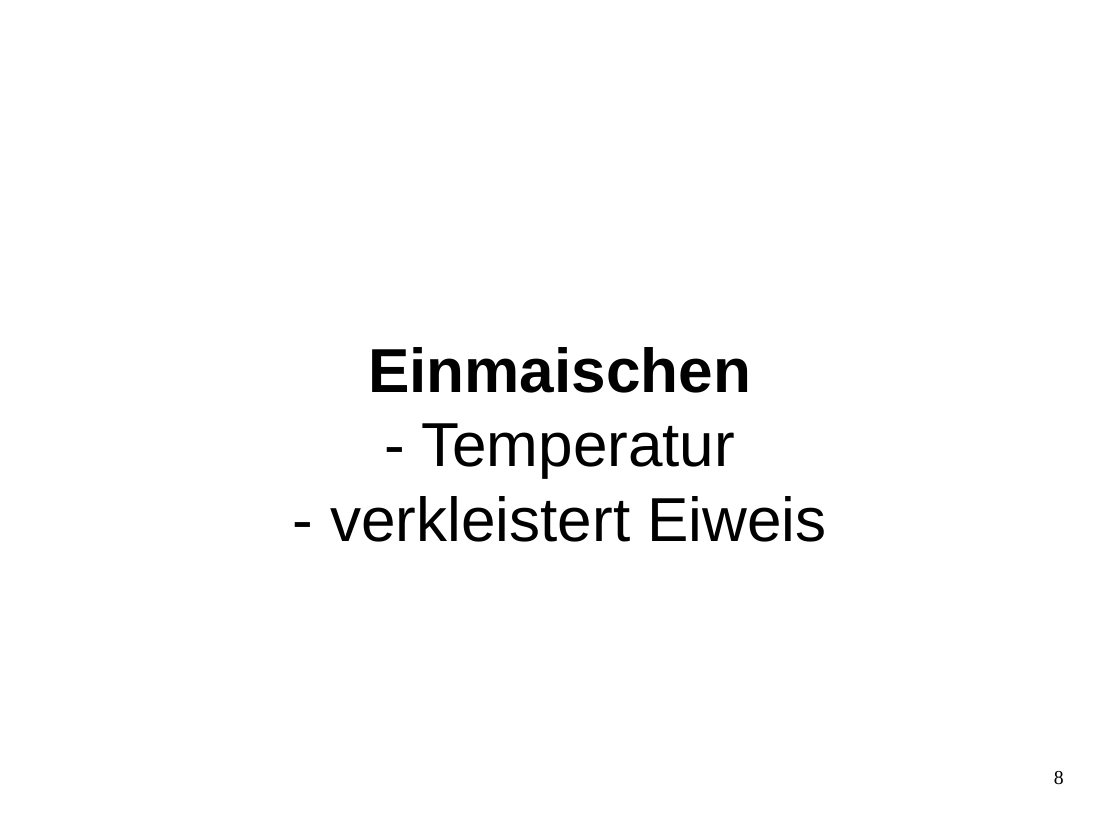
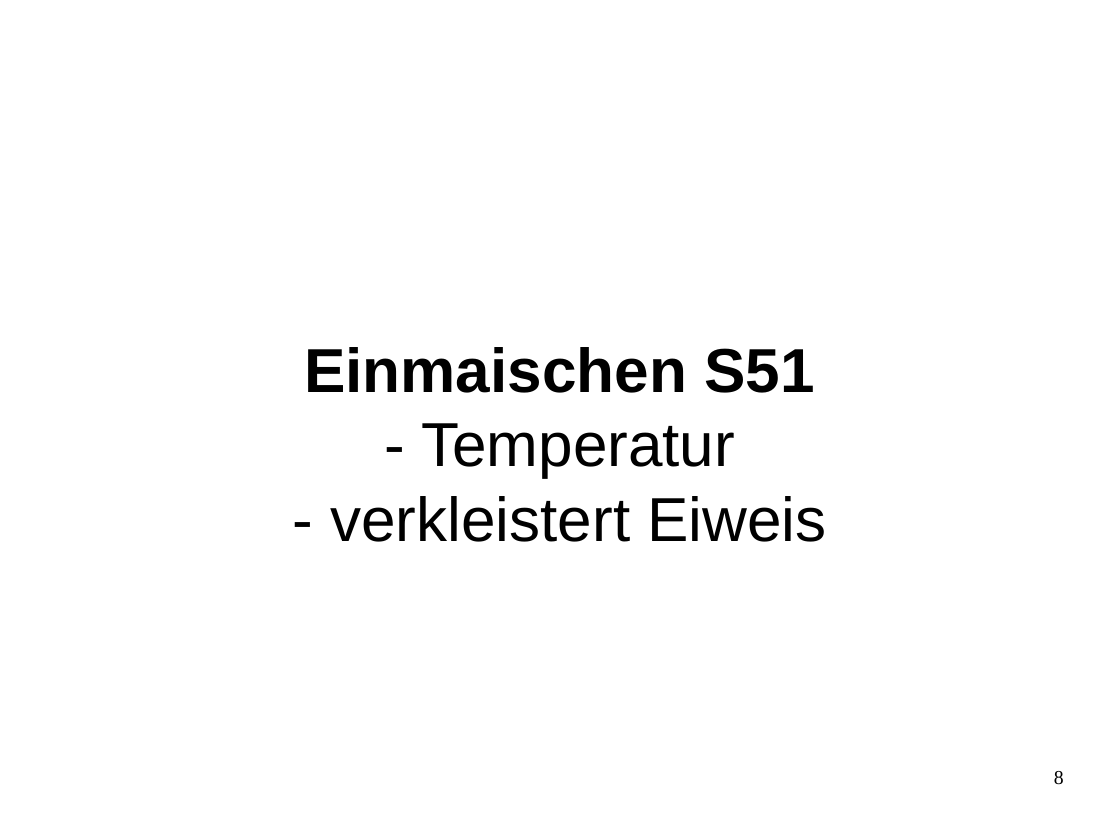
Before and after one commit to sky4walk/documents, a slide deck: slide 8 of Zwieselbrau-Brauseminar-Handkarten.odp. Drawn at 1120x840 pixels with LibreOffice and Linux fonts; fonts in the diff are those of the drawing. Boxes give left, top, right and bottom in pixels: in the first picture for what was removed or moved away, otherwise in the second. Text is boxed around its words. In the diff, an @@ line names an element or a change of style, - is before the commit and + after.

```diff
--- a/Zwieselbrau-Brauseminar-Handkarten.odp
+++ b/Zwieselbrau-Brauseminar-Handkarten.odp
@@ title at (x1=304, y1=347, x2=826, y2=542): text changed @@
-Einmaischen
-- Temperatur
-- verkleistert Eiweis
+Einmaischen S51
+- Temperatur
+- verkleistert Eiweis
```
Also in this commit, not shown: 10 other slides changed, 1 other file.
